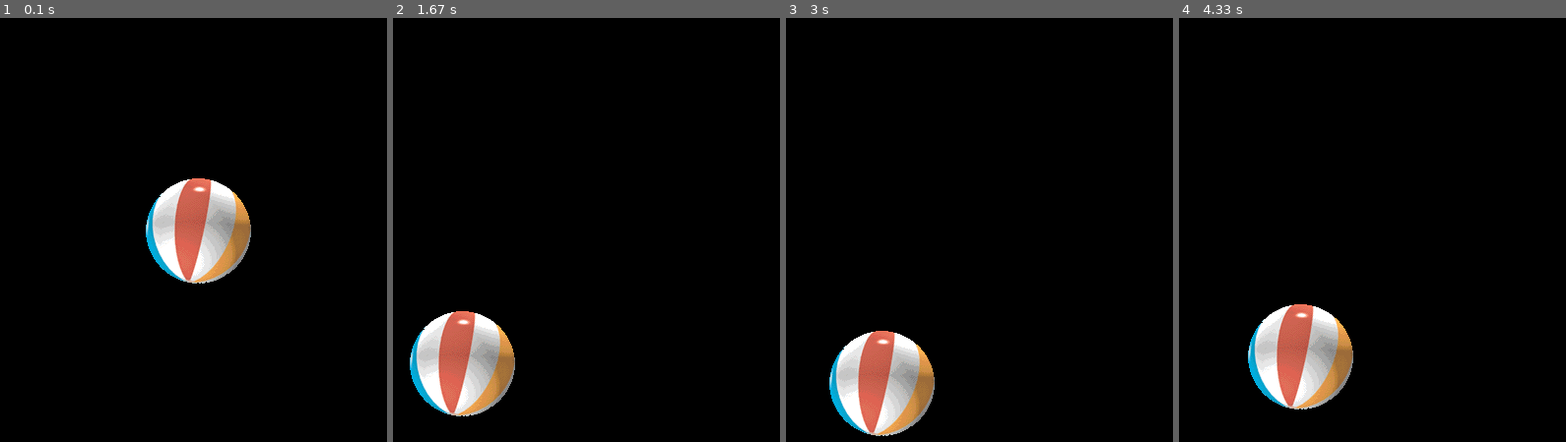
Above: before the commit, frames 1-4 (left to right).
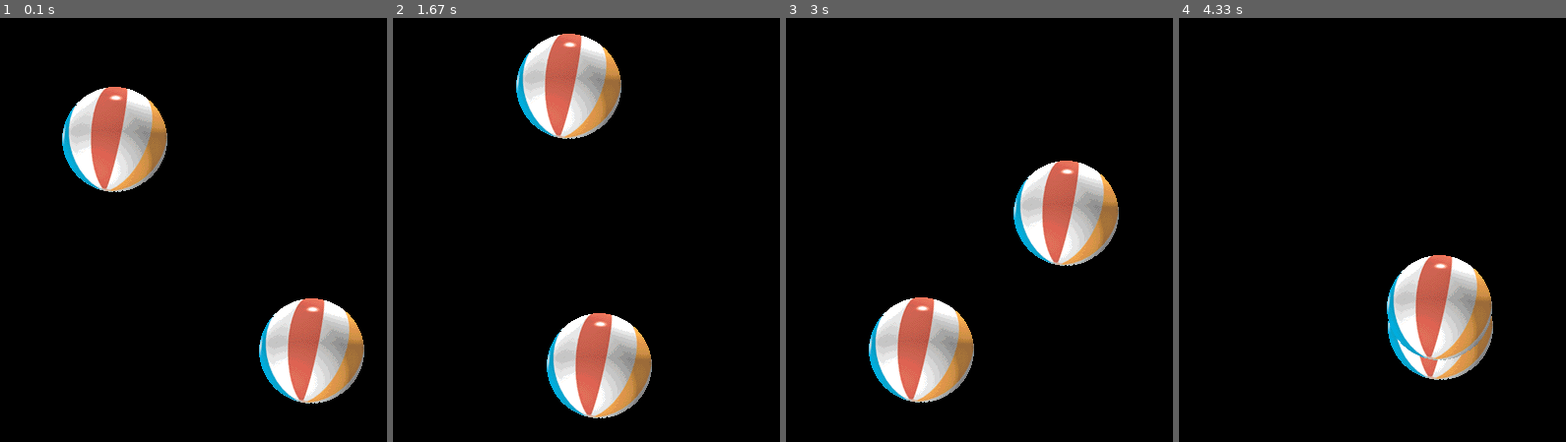
Above: after the commit, the same moments.

Repository: Matavilla/PythonPracAsvk
Game: pygame game, started from 3/pr.py
Two runs of this game, one before a commit and one after it. Both use one fixed random seed, a clock stepped at 60 frames per second and the inputs below.
Inputs (mouse positions are in pixels of both pictures, inside the frame that each line leads up to):
- Up to frame 1 (0.1 s): no input
- Up to frame 2 (1.67 s): press the mouse at (559, 191) at 0.37 s; move the mouse to (567, 153) at 0.47 s; release the mouse at (574, 115) at 0.6 s; press the mouse at (598, 136) at 0.7 s; move the mouse to (524, 242) at 0.8 s; release the mouse at (451, 352) at 0.93 s; press the mouse at (578, 242) at 1.03 s; move the mouse to (617, 204) at 1.13 s; release the mouse at (652, 170) at 1.27 s; press the mouse at (540, 331) at 1.37 s; move the mouse to (559, 357) at 1.47 s; release the mouse at (582, 382) at 1.6 s
- Up to frame 3 (3 s): press the mouse at (998, 361) at 1.7 s; move the mouse to (917, 289) at 1.8 s; release the mouse at (836, 217) at 1.93 s; press the mouse at (890, 81) at 2.03 s; move the mouse to (948, 234) at 2.13 s; release the mouse at (1010, 391) at 2.27 s; press the mouse at (1118, 268) at 2.87 s; move the mouse to (1072, 217) at 2.97 s
- Up to frame 4 (4.33 s): release the mouse at (1415, 166) at 3.1 s; press the mouse at (1353, 310) at 3.2 s; move the mouse to (1306, 272) at 3.3 s; release the mouse at (1260, 234) at 3.43 s; press the mouse at (1237, 140) at 4.03 s; move the mouse to (1329, 217) at 4.13 s; release the mouse at (1422, 293) at 4.27 s

The runs differ from the first frame. In frame 1, 16% of the frame differs, in the area x 16-95%, y 16-91%; in frame 2, 16%; in frame 3, 14%; in frame 4, 12%.

Commit message:
add the second ball

Diff:
--- a/3/pr.py
+++ b/3/pr.py
@@ -1,41 +1,70 @@
-import sys, pygame
+import sys, pygame, math
+
+class Ball:
+    def __init__(self, points, obj):
+        dx = 0.1
+        dy = 0.1
+        self.x, self.y = points
+        self.ballrect = obj.get_rect()
+        self.w = self.ballrect.w / dx
+        self.h = self.ballrect.h / dy
+        self.circle = obj
+        self.pull = False
+        self.harm = None
+        self.speed = [20, 20]
+
+def check_distance (b1, b2):
+    d = math.sqrt(abs(b1.ballrect.center[0] - b2.ballrect.center[0]) ** 2 + abs(b1.ballrect.center[1] - b2.ballrect.center[1]) ** 2)
+    return d <= abs(2 * math.sqrt(2) * (b1.ballrect.right - b1.ballrect.center[0]))
+
+
 pygame.init()
-
 dx, dy = 0.1, 0.1
 size = width, height = 4000, 4300
 screen_size = int(width * dx) + 1, int(height * dy) + 1
-speed = [2, 2]
 black = 0, 0, 0
 
 screen = pygame.display.set_mode(screen_size)
 
-ball = pygame.image.load("intro_ball.gif")
-x, y = width / 2, height / 2
-ballrect = ball.get_rect()
-w, h = ballrect.w / dx, ballrect.h / dy
+balls = [Ball((width / 4, height / 4), pygame.image.load("intro_ball.gif")), Ball((width * 0.75, height * 0.75), pygame.image.load("intro_ball.gif"))]
 pygame.time.set_timer(pygame.USEREVENT, 10)
-pull = False
 
 while 1:
     event = pygame.event.wait()
     if event.type == pygame.QUIT: sys.exit()
-    elif event.type == pygame.MOUSEBUTTONDOWN  and ballrect.collidepoint(event.pos):
-        pull = -event.pos[0] + ballrect.centerx, -event.pos[1] + ballrect.centery
-    elif pull and event.type == pygame.MOUSEMOTION:
-        x, y = pull[0] + event.pos[0] / dx, pull[1] + event.pos[1] / dy
-    elif event.type == pygame.MOUSEBUTTONUP:
-        pull = False
-    elif event.type == pygame.USEREVENT:
-        if not pull:
-            if x - w / 2 < 0 or x + w / 2 > width:
-                speed[0] = -speed[0]
-            if y - h / 2 < 0 or y + h / 2 > height:
-                speed[1] = -speed[1]
+    for b in balls:
+        if event.type == pygame.MOUSEBUTTONDOWN  and b.ballrect.collidepoint(event.pos):
+            b.pull = -event.pos[0] + b.ballrect.centerx, -event.pos[1] + b.ballrect.centery
+        elif b.pull and event.type == pygame.MOUSEMOTION:
+            b.x, b.y = b.pull[0] + event.pos[0] / dx, b.pull[1] + event.pos[1] / dy
+        elif event.type == pygame.MOUSEBUTTONUP:
+            b.pull = False
+        elif event.type == pygame.USEREVENT:
+            if not b.pull:
+                if b.x - b.w / 2 < 0 or b.x + b.w / 2 > width:
+                    b.speed[0] = -b.speed[0]
+                if b.y - b.h / 2 < 0 or b.y + b.h / 2 > height:
+                    b.speed[1] = -b.speed[1]
 
-            x += speed[0]
-            y += speed[1]
+            b.x += b.speed[0]
+            b.y += b.speed[1]
+
+        if (abs(balls[0].ballrect.left - balls[1].ballrect.right) < 5 or abs(balls[0].ballrect.right - balls[1].ballrect.left) < 5) and check_distance(balls[0], balls[1]) and (balls[0].harm != balls[1] or balls[1].harm != balls[0]):
+            balls[0].speed[0] = -balls[0].speed[0]
+            balls[1].speed[0] = -balls[1].speed[0]
+            balls[0].harm = balls[1]
+            balls[1].harm = balls[0]
+        elif ((abs(balls[0].ballrect.top - balls[1].ballrect.bottom) < 5 or abs(balls[0].ballrect.bottom - balls[1].ballrect.top) < 5)) and check_distance(balls[0], balls[1]) and (balls[0].harm != balls[1] or balls[1].harm != balls[0]):
+            balls[0].speed[1] = -balls[0].speed[1]
+            balls[1].speed[1] = -balls[1].speed[1]
+            balls[0].harm = balls[1]
+            balls[1].harm = balls[0]
+        elif not check_distance(balls[0], balls[1]):
+            balls[0].harm = None
+            balls[1].harm = None
 
     screen.fill(black)
-    ballrect.center = int(x * dx), int(y * dy)
-    screen.blit(ball, ballrect)
-    pygame.display.flip()
+    for b in balls:
+        b.ballrect.center = int(b.x * dx), int(b.y * dy)
+        screen.blit(b.circle, b.ballrect)
+        pygame.display.flip()
